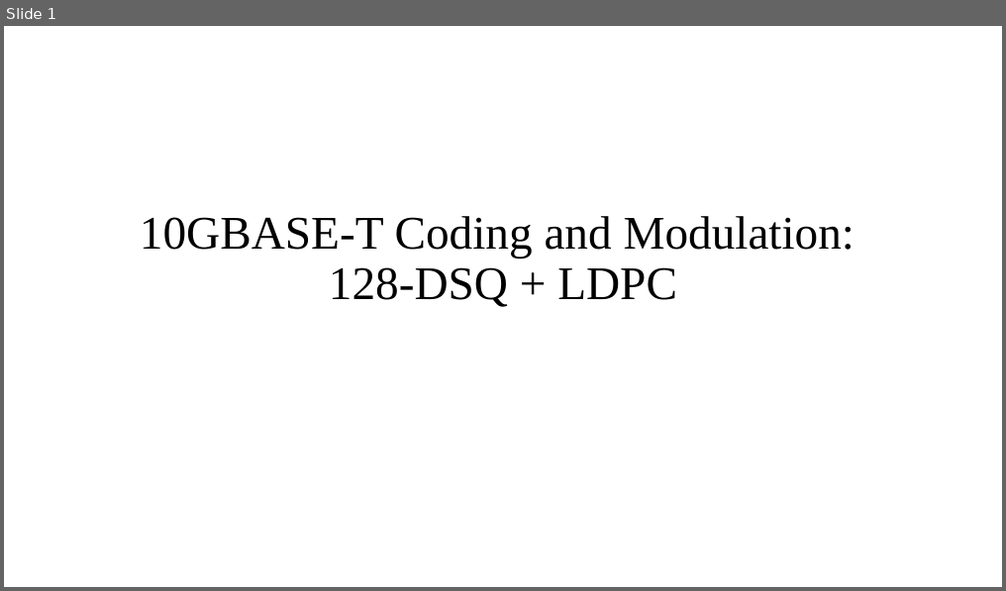
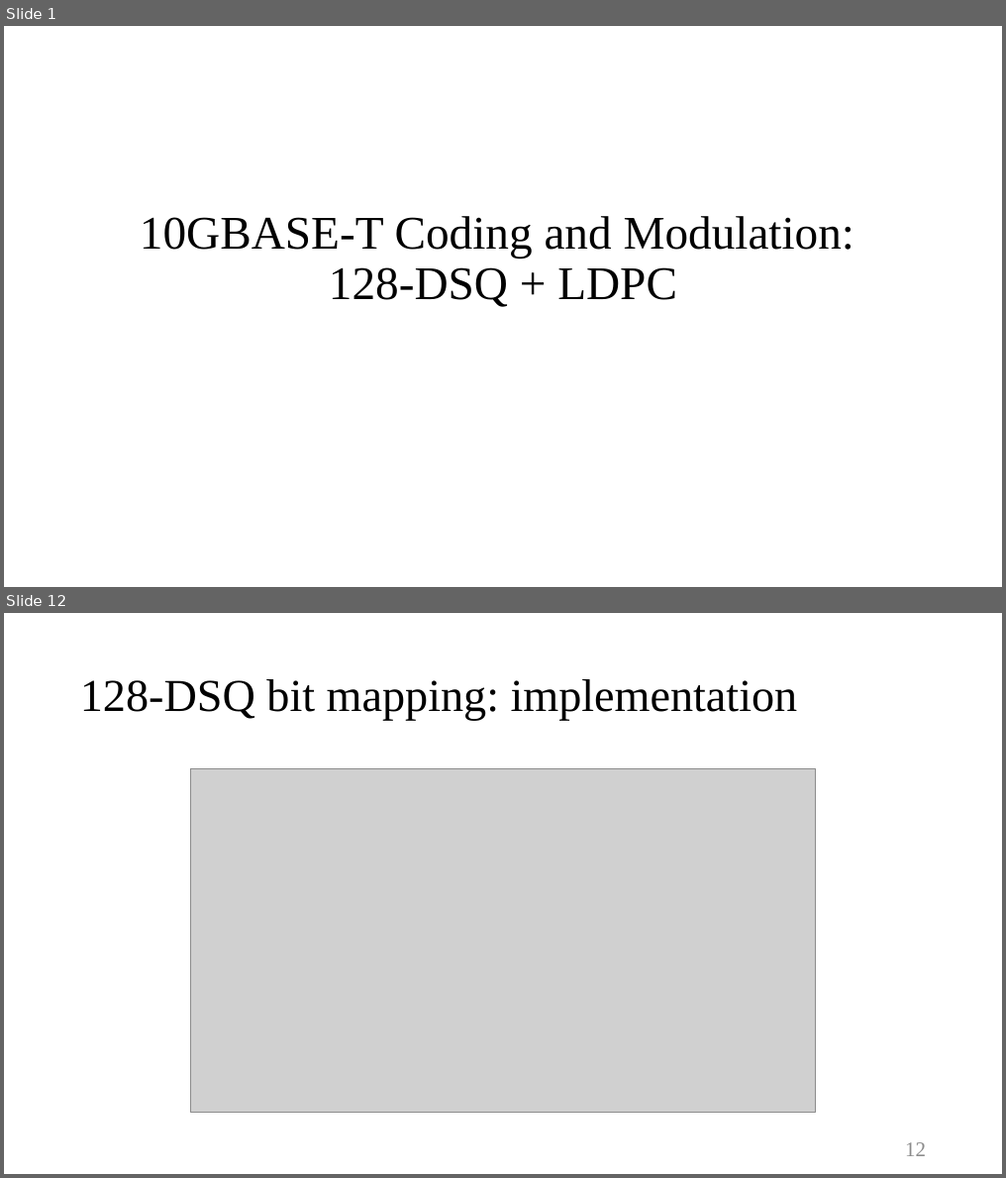
Before and after one commit to Freddy0406/128DSQ, a slide deck: 10GBASE-T Coding and Modulation.pptx. Shown one above the other, each under a label of ours: slide 1 before the commit, slides 1 and 12 after it; the slides between them are not shown. The pictures are 1006x591 and 1006x1178 pixels, drawn with LibreOffice and Linux fonts; fonts in the diff are those of the drawing; grey boxes stand for pictures. Boxes give left, top, right and bottom in pixels: in the first picture for what was removed or moved away, otherwise in the second. Text is boxed around its words. In the diff, an @@ line names an element or a change of style, - is before the commit and + after.

```diff
--- a/10GBASE-T Coding and Modulation.pptx
+++ b/10GBASE-T Coding and Modulation.pptx
@@ slide 12 added at box(4, 613, 1002, 1174), background #FFFFFF @@
@@ title added at box(80, 679, 798, 721), 44 pt, text #000000 @@
+128-DSQ bit mapping: implementation
@@ picture added at box(190, 768, 816, 1113) @@
@@ page number added at box(905, 1143, 926, 1157), 20 pt, text #8C8C8C @@
+12
```
Also in this commit, not shown: 2 slides changed, 13 other slides added, 6 other files.
